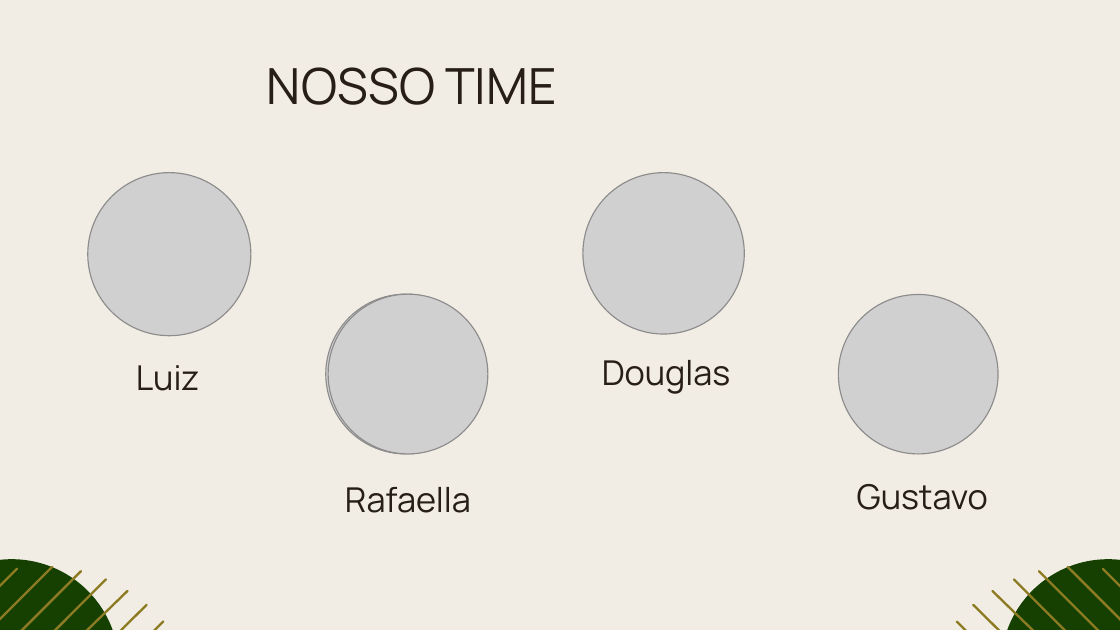
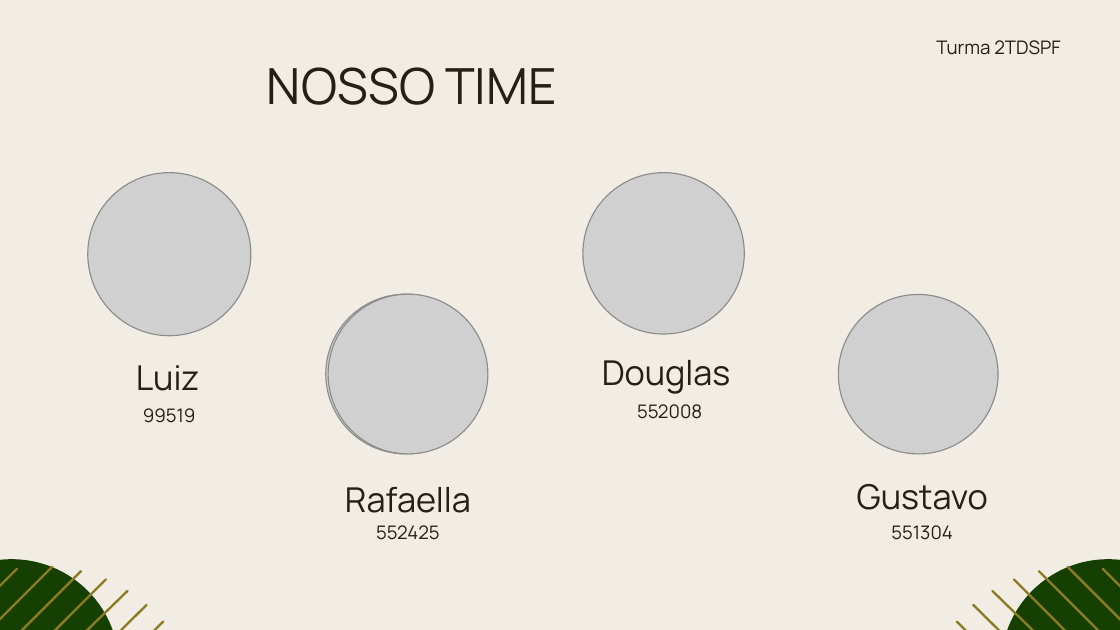
Before and after one commit to rafaellabastos/challenge-pitch-qa, a slide deck: slide 2 of Pitch-SavvyFix.pptx. Drawn at 1120x630 pixels with LibreOffice and Linux fonts; fonts in the diff are those of the drawing; grey boxes stand for pictures. Boxes give left, top, right and bottom in pixels: in the first picture for what was removed or moved away, otherwise in the second. Text is boxed around its words. In the diff, an @@ line names an element or a change of style, - is before the commit and + after.

Commit message:
Adicionei os rms e o nome da turma no slide

```diff
--- a/Pitch-SavvyFix.pptx
+++ b/Pitch-SavvyFix.pptx
@@ text added at (936,40,1060,55), 12 pt, text #261E17 @@
+Turma 2TDSPF
@@ text added at (143,408,196,423), 12 pt, text #261E17 @@
+99519
@@ text added at (637,404,702,419), 12 pt, text #261E17 @@
+552008
@@ text added at (376,525,440,540), 12 pt, text #261E17 @@
+552425
@@ text added at (891,525,952,540), 12 pt, text #261E17 @@
+551304
```
